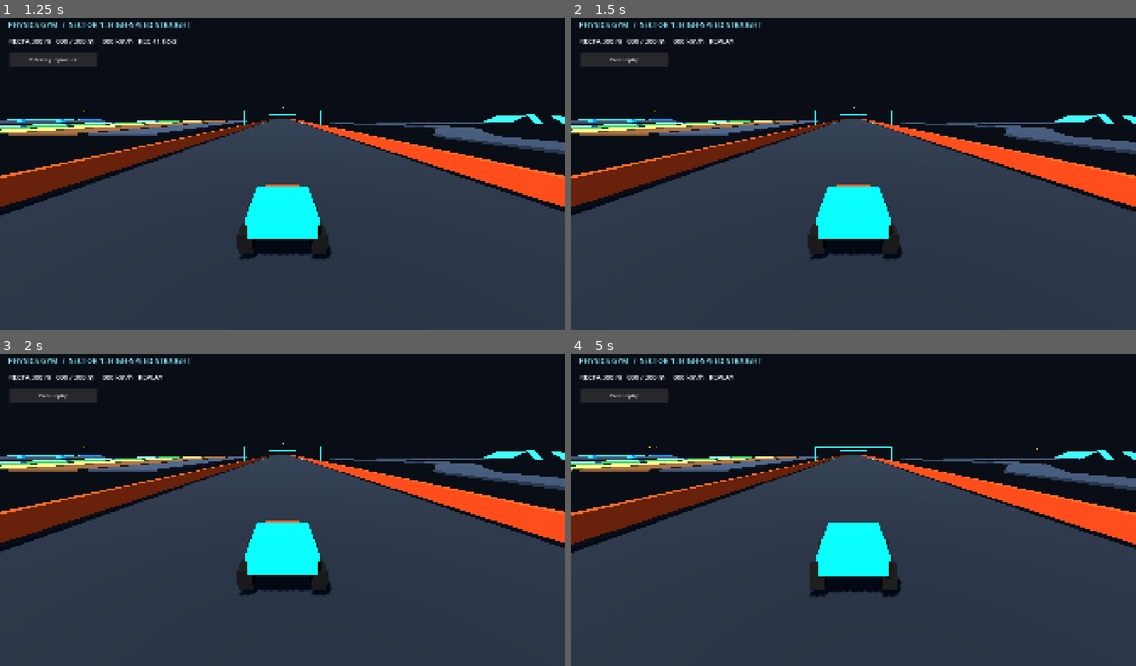
Above: before the commit, frames 1-4 (two rows, left to right).
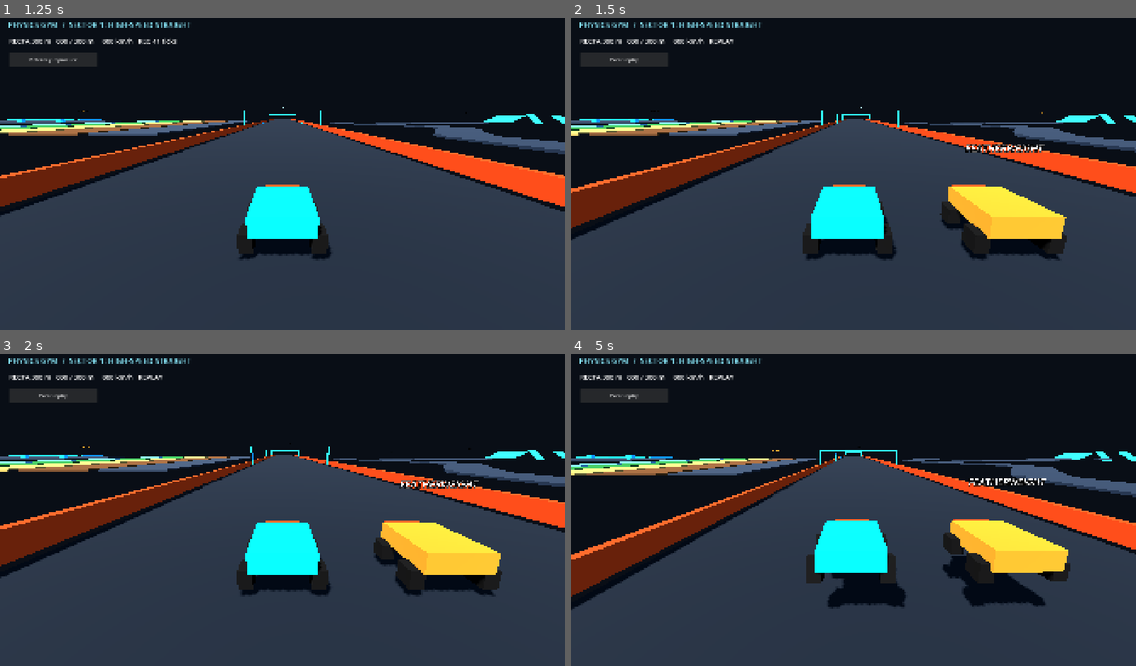
Above: after the commit, the same moments.

Repository: GammaYoshimura/kart
Game: Godot game, scene res://scenes/prototype/physics_gym.tscn
Two runs of this game, one before a commit and one after it. Both use one fixed random seed, a clock stepped at 60 frames per second and the inputs below. This scene is started directly instead of the project's main scene.
Inputs:
- Up to frame 1 (1.25 s): click "Grabar / reproducir inputs" at 0.5 s
- Up to frame 2 (1.5 s): click "Detener y reproducir" at 1.25 s
- Up to frame 3 (2 s): no input
- Up to frame 4 (5 s): click "Parar replay" at 2 s; tap Enter at 2.75 s; hold D (steer_right) 2.78-3.5 s; hold Q (aim_backward) 2.78-3.5 s; tap Space (drift_hop) at 3.02, 4.52 s; click "Grabar / reproducir inputs" (after the commit: "Grabar otra comparación") at 3.5 s; hold S (brake_reverse) from 4.28 s (still down); tap Page Down (toggle_perf_overlay) at 4.35 s

Frame 1 is identical in both runs. In frame 2, 12% of the frame differs, in the area x 0-100%, y 28-78%; in frame 3, 12%; in frame 4, 18%, in the area x 0-100%, y 29-83%.

Commit message:
feat: compare kart presets with recorded inputs

Diff:
--- a/scenes/prototype/physics_gym.gd
+++ b/scenes/prototype/physics_gym.gd
@@ -11,6 +11,8 @@
 var _drift_road_material: StandardMaterial3D
 var _recorded_commands: Array[InputCommandFrame] = []
 var _scripted_source: ScriptedInputSource
+var _comparison_kart: KartSimBody
+var _comparison_visual: KartVisualNode
 var _replay_mode: int = 0
 
 
@@ -41,8 +43,10 @@
 		))
 	elif _replay_mode == 2 and _scripted_source != null and _scripted_source._next_frame_index >= _scripted_source.frames.size():
 		_replay_mode = 0
-		_kart.input_source = LocalHumanInputSource.new()
-		_replay_button.text = "Grabar / reproducir inputs"
+		_kart.set_physics_process(false)
+		if _comparison_kart != null:
+			_comparison_kart.set_physics_process(false)
+		_replay_button.text = "Grabar otra comparación"
 		_readout.text += "   REPLAY COMPLETE"
 
 
@@ -58,8 +62,12 @@
 
 func _on_replay_button_pressed() -> void:
 	if _replay_mode == 0:
+		_remove_comparison_kart()
 		_recorded_commands.clear()
 		_replay_mode = 1
+		_kart.set_physics_process(true)
+		_kart.apply_stats_resource(load("res://resources/karts/stats_balanced.tres").duplicate(true) as KartStatsResource)
+		_reset_kart(_kart, Vector3(0.0, 0.72, 145.0))
 		_kart.input_source = LocalHumanInputSource.new()
 		_replay_button.text = "Detener y reproducir"
 	elif _replay_mode == 1:
@@ -68,18 +76,62 @@
 		_scripted_source = ScriptedInputSource.new()
 		_scripted_source.frames = _recorded_commands.duplicate(true)
 		_replay_mode = 2
-		_kart.global_position = Vector3(0.0, 0.72, 145.0)
-		_kart.velocity = Vector3.ZERO
-		_kart.state = KartSimState.new()
-		_kart.state.position = _kart.global_position
-		_kart.state.heading_yaw = 0.0
-		_kart.simulation_tick = 0
+		_reset_kart(_kart, Vector3(-1.8, 0.72, 145.0))
 		_kart.input_source = _scripted_source
+		_create_comparison_kart(_recorded_commands)
 		_replay_button.text = "Parar replay"
 	else:
 		_replay_mode = 0
 		_kart.input_source = LocalHumanInputSource.new()
+		_kart.set_physics_process(true)
+		_remove_comparison_kart()
 		_replay_button.text = "Grabar / reproducir inputs"
+
+
+func _reset_kart(kart: KartSimBody, start_position: Vector3) -> void:
+	kart.global_position = start_position
+	kart.rotation = Vector3.ZERO
+	kart.velocity = Vector3.ZERO
+	kart.state = KartSimState.new()
+	kart.state.position = start_position
+	kart.state.heading_yaw = 0.0
+	kart.simulation_tick = 0
+
+
+func _create_comparison_kart(recorded_commands: Array[InputCommandFrame]) -> void:
+	_comparison_kart = KartSimBody.new()
+	_comparison_kart.name = "ComparisonKart"
+	_comparison_kart.racer_id = 1
+	_comparison_kart.stats = (load("res://resources/karts/stats_featherweight.tres") as KartStatsResource).duplicate(true)
+	_comparison_kart.position = Vector3(1.8, 0.72, 145.0)
+	add_child(_comparison_kart)
+	var comparison_source: ScriptedInputSource = ScriptedInputSource.new()
+	comparison_source.frames = recorded_commands.duplicate(true)
+	_comparison_kart.input_source = comparison_source
+	_comparison_visual = $KartVisual.duplicate() as KartVisualNode
+	_comparison_visual.name = "ComparisonVisual"
+	_comparison_visual.sim_body_path = NodePath("../ComparisonKart")
+	add_child(_comparison_visual)
+	var chassis: MeshInstance3D = _comparison_visual.get_node("ChassisPivot/Chassis") as MeshInstance3D
+	var material: StandardMaterial3D = StandardMaterial3D.new()
+	material.albedo_color = Color(1.0, 0.58, 0.12, 1.0)
+	chassis.material_override = material
+	var tag: Label3D = Label3D.new()
+	tag.position = Vector3(0.0, 1.4, 0.0)
+	tag.text = "FEATHERWEIGHT"
+	tag.font_size = 44
+	_comparison_visual.add_child(tag)
+	_kart.set_physics_process(true)
+	_comparison_kart.set_physics_process(true)
+
+
+func _remove_comparison_kart() -> void:
+	if is_instance_valid(_comparison_kart):
+		_comparison_kart.queue_free()
+	if is_instance_valid(_comparison_visual):
+		_comparison_visual.queue_free()
+	_comparison_kart = null
+	_comparison_visual = null
 
 
 func _build_distance_gates() -> void:
Not shown, changed: docs/ROADMAP_PROGRESS.md
